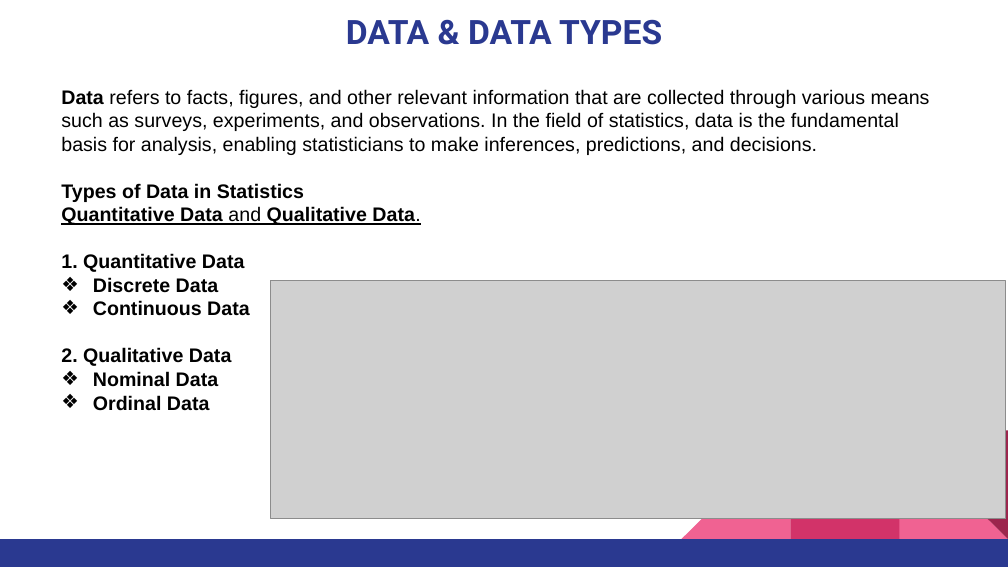
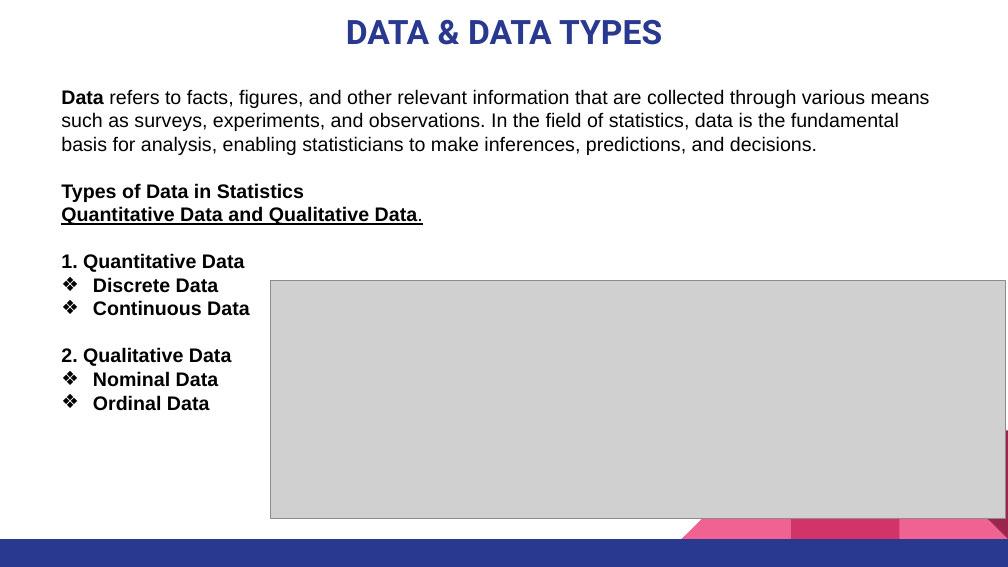
Before and after one commit to pnytrainingrepo/artificial-intelligence, a slide deck: slide 2 of AI-DataScience.pptx. Drawn at 1008x567 pixels with LibreOffice and Linux fonts; fonts in the diff are those of the drawing; grey boxes stand for pictures. Boxes give left, top, right and bottom in pixels: in the first picture for what was removed or moved away, otherwise in the second. Text is boxed around its words. In the diff, an @@ line names an element or a change of style, - is before the commit and + after.

Commit message:
ok

```diff
--- a/AI-DataScience.pptx
+++ b/AI-DataScience.pptx
@@ text at box(61, 206, 423, 226): bold on in "and" @@
```
